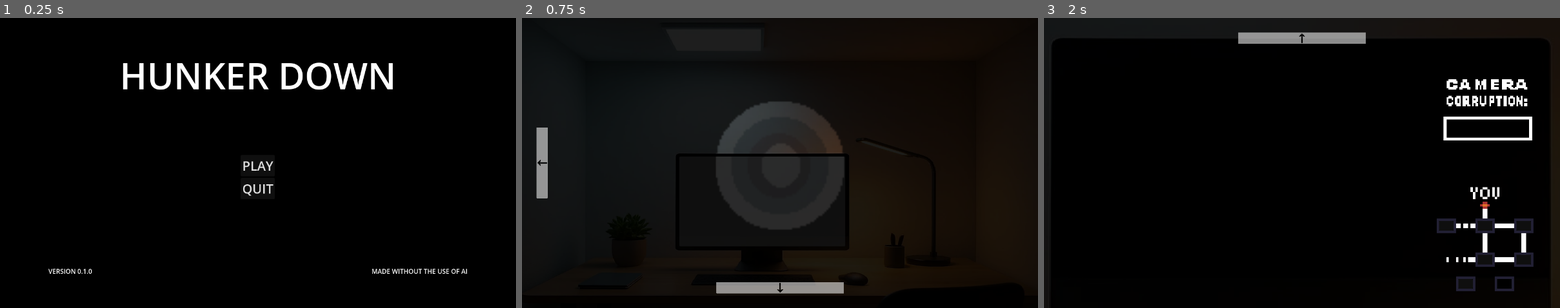
Above: before the commit, frames 1-3 (left to right).
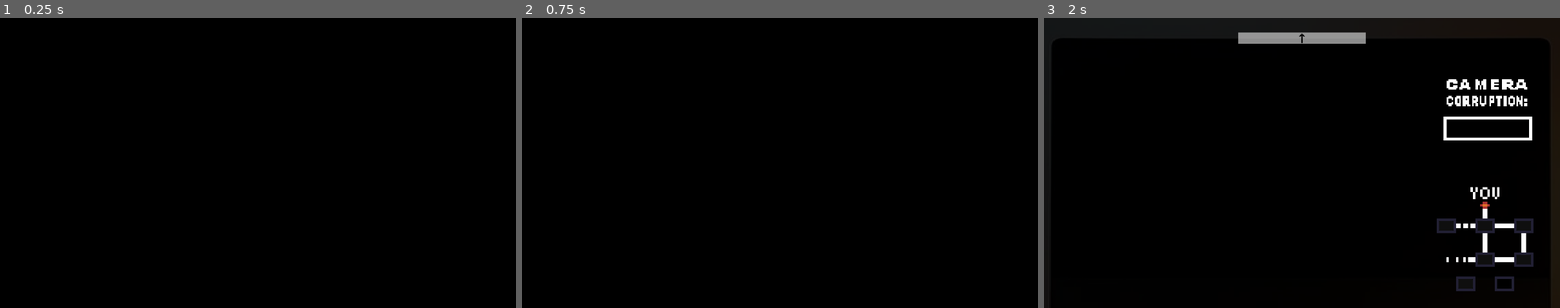
Above: after the commit, the same moments.

Repository: AwesomeYT2005/five-nights-with-monsters
Game: Godot game, scene res://scenes/main.tscn
Same seed, same stepped clock (60 frames per second), same inputs: the game is played once before the commit and once after it. Video files are missing from this copy of the repository; at most half a second of black plays in their place. Sound files missing from this copy of the repository are replaced by a short silence.
Inputs (mouse positions are in pixels of both pictures, inside the frame that each line leads up to):
- Up to frame 1 (0.25 s): no input
- Up to frame 2 (0.75 s): click "PLAY" at 0.5 s
- Up to frame 3 (2 s): click (1286, 200) at 1.25 s

The runs differ from the first frame. In frame 1, 2.6% of the frame differs, in the area x 9-91%, y 15-89%; in frame 2, 22%, in the area x 2-98%, y 3-96%; in frame 3, nothing differs.

Commit message:
Update main.tscn

Diff:
--- a/scenes/main.tscn
+++ b/scenes/main.tscn
@@ -1,7 +1,8 @@
-[gd_scene load_steps=3 format=3 uid="uid://00wigqddfsi1"]
+[gd_scene load_steps=4 format=3 uid="uid://00wigqddfsi1"]
 
 [ext_resource type="Script" uid="uid://20rgtdmbhfge" path="res://scripts/main.gd" id="1_o5qli"]
 [ext_resource type="PackedScene" uid="uid://f0dbx0fc5vdm" path="res://scenes/menu/black_screen.tscn" id="2_0wfyh"]
+[ext_resource type="AudioStream" path="res://assets/sounds/background/main_menu.mp3" id="3_sugp2"]
 
 [node name="Main" type="Node"]
 script = ExtResource("1_o5qli")
@@ -11,10 +12,19 @@
 max_polyphony = 5
 
 [node name="BlackScreen" parent="." instance=ExtResource("2_0wfyh")]
-visible = false
+z_index = 2
 
 [node name="JumpscareTimer" type="Timer" parent="."]
 one_shot = true
 
+[node name="WinTimer" type="Timer" parent="."]
+one_shot = true
+
+[node name="MenuMusic" type="AudioStreamPlayer" parent="."]
+stream = ExtResource("3_sugp2")
+volume_db = -15.0
+parameters/looping = true
+
 [connection signal="finished" from="DeathSound" to="." method="_on_death_sound_finished"]
 [connection signal="timeout" from="JumpscareTimer" to="." method="_on_jumpscare_timer_timeout"]
+[connection signal="timeout" from="WinTimer" to="." method="_on_win_timer_timeout"]
